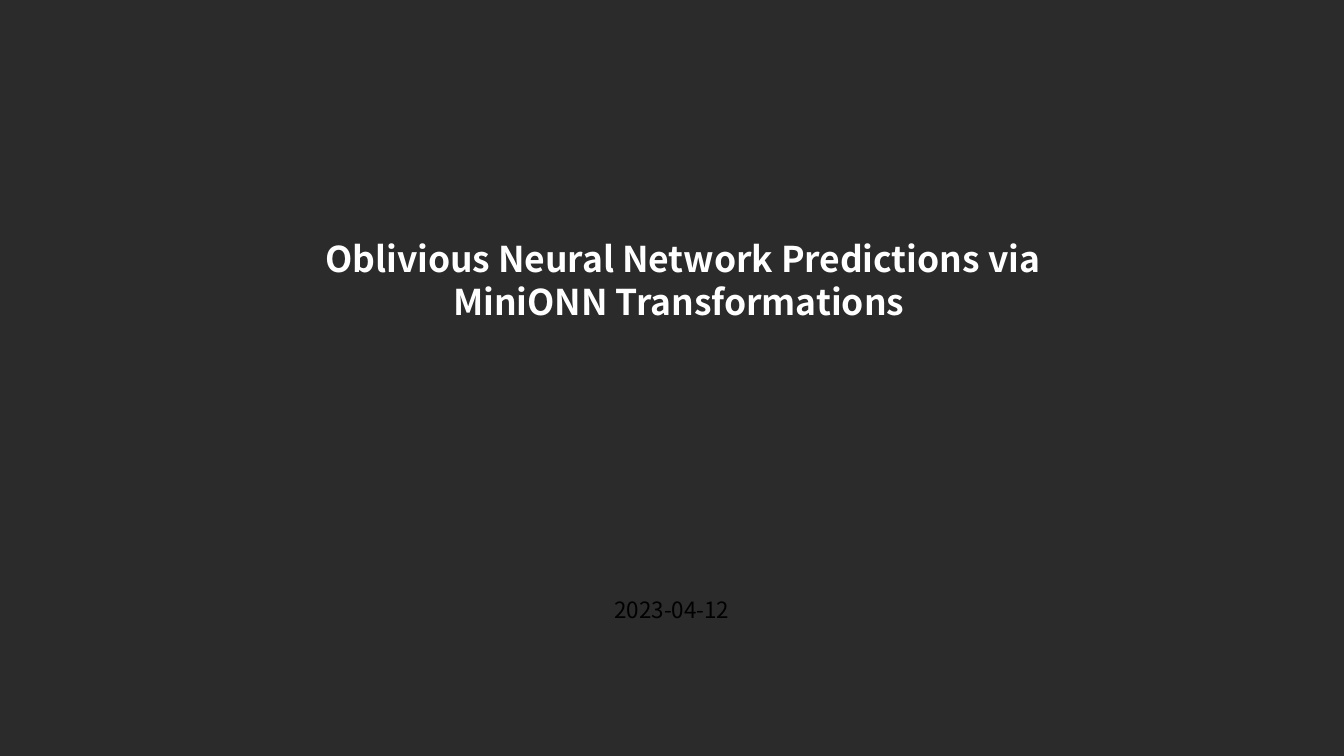
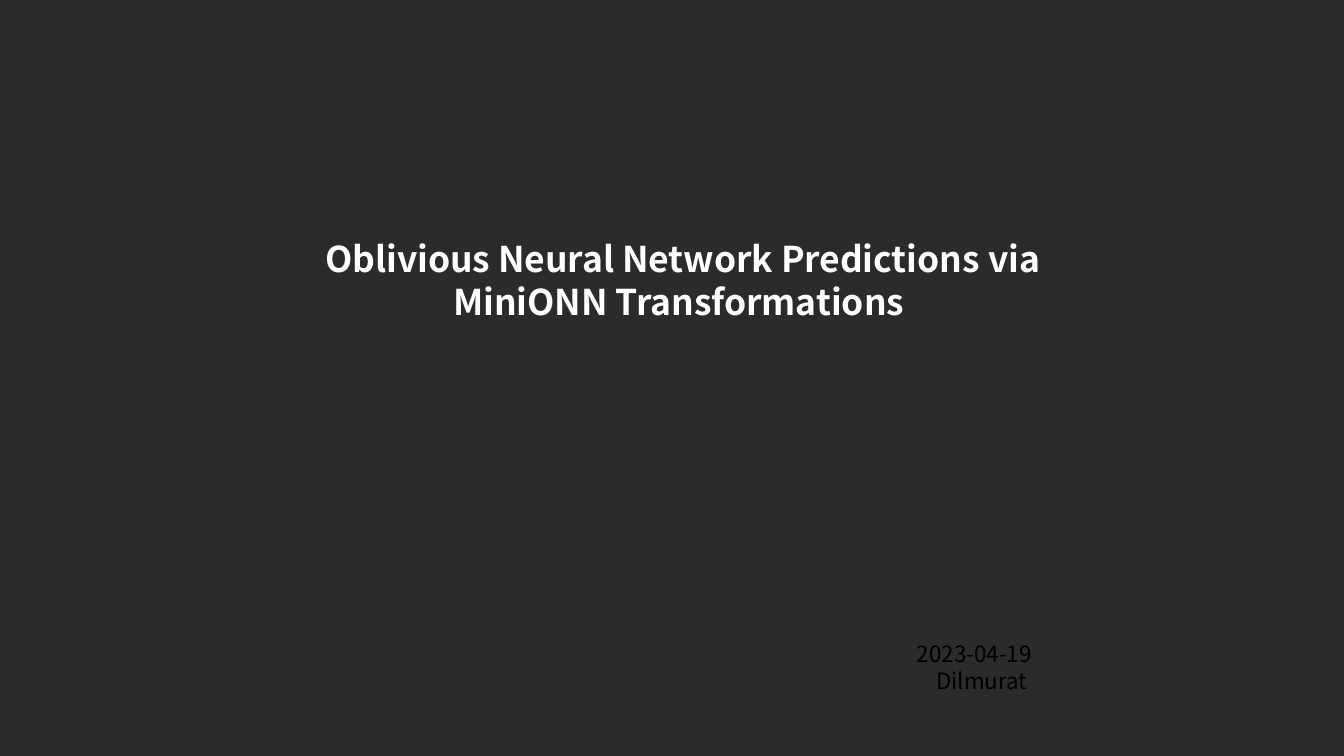
Before and after one commit to Murat2283/For_New_bing_1, a slide deck: slide 1 of 先_大数据安全与隐私_2/Oblivious Neural Network Predictions via MiniONN Transformations.pptx. Drawn at 1344x756 pixels with LibreOffice and Linux fonts; fonts in the diff are those of the drawing; background and template pictures are left out; a plain dark background stands for a picture behind light text. Boxes give left, top, right and bottom in pixels: in the first picture for what was removed or moved away, otherwise in the second. Text is boxed around its words. In the diff, an @@ line names an element or a change of style, - is before the commit and + after.

```diff
--- a/先_大数据安全与隐私_2/Oblivious Neural Network Predictions via MiniONN Transformations.pptx
+++ b/先_大数据安全与隐私_2/Oblivious Neural Network Predictions via MiniONN Transformations.pptx
@@ text at (917,646,1032,689): text changed @@
-2023-04-12
+2023-04-19
+Dilmurat
```
Also in this commit, not shown: 4 other slides changed, 4 slides added, 1 slide removed, 25 other files.
